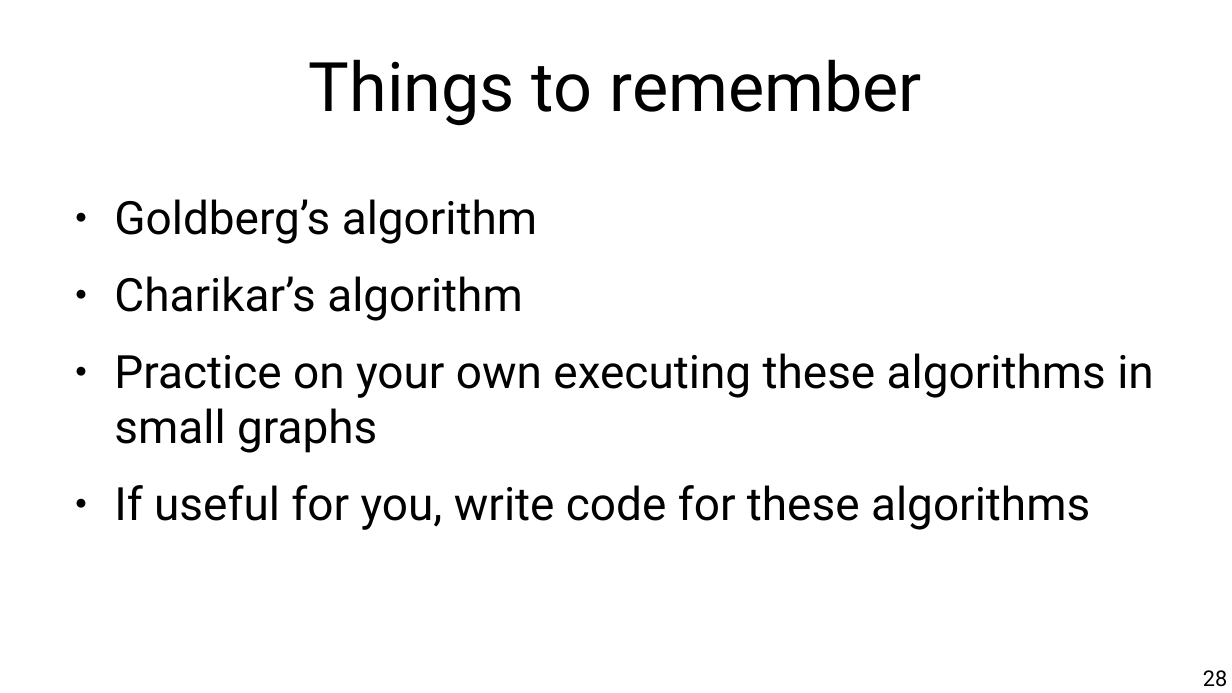
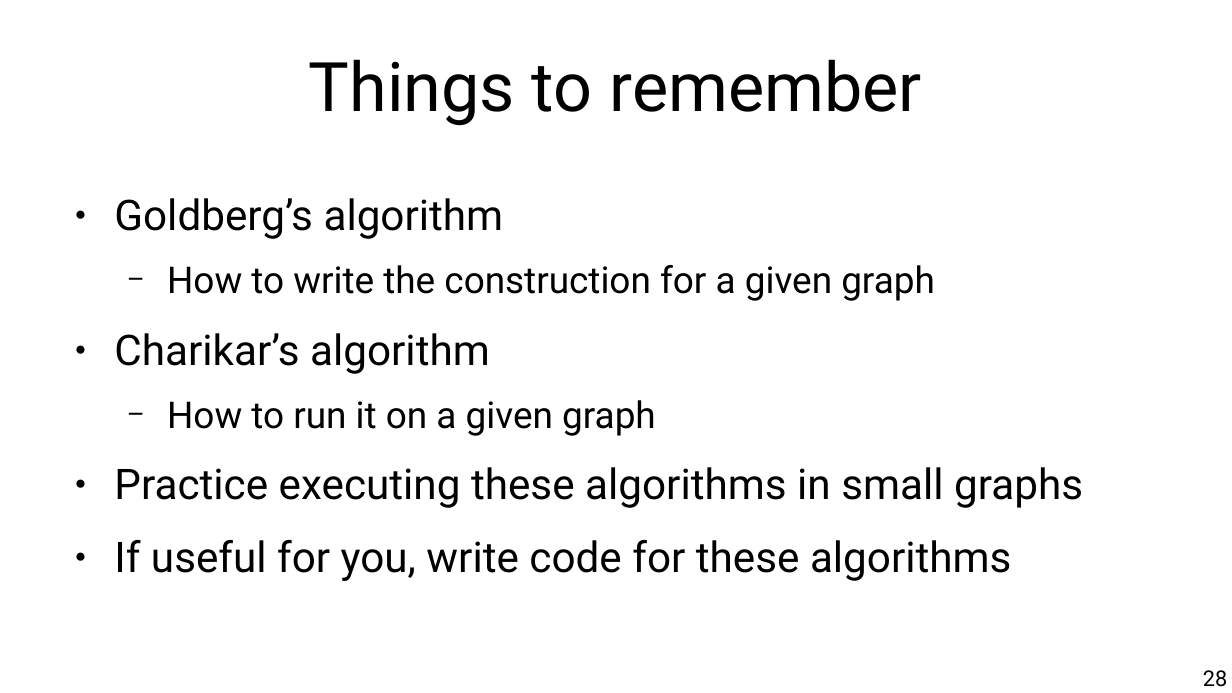
Before and after one commit to chatox/networks-science-course, a slide deck: slide 28 of theory/odp/tt22_dense_subgraphs.odp. Drawn at 1232x693 pixels with LibreOffice and Linux fonts; fonts in the diff are those of the drawing. Boxes give left, top, right and bottom in pixels: in the first picture for what was removed or moved away, otherwise in the second. Text is boxed around its words. In the diff, an @@ line names an element or a change of style, - is before the commit and + after.

```diff
--- a/theory/odp/tt22_dense_subgraphs.odp
+++ b/theory/odp/tt22_dense_subgraphs.odp
@@ text at [114, 198, 1011, 581]: size 29.6 to 27.2 pt in "Goldberg’s algorithm", "Charikar’s algorithm", "If useful for you, write code for ..." @@
@@ text at [167, 265, 935, 301]: paragraph added @@
+  − How to write the construction for a given graph
@@ text at [114, 400, 1083, 508]: text changed; size 29.6 to 27.2 pt @@
-● Practice on your own executing these algorithms in small graphs
+  − How to run it on a given graph
+● Practice executing these algorithms in small graphs
```
Also in this commit, not shown: 2 other slides changed, 5 other files.
